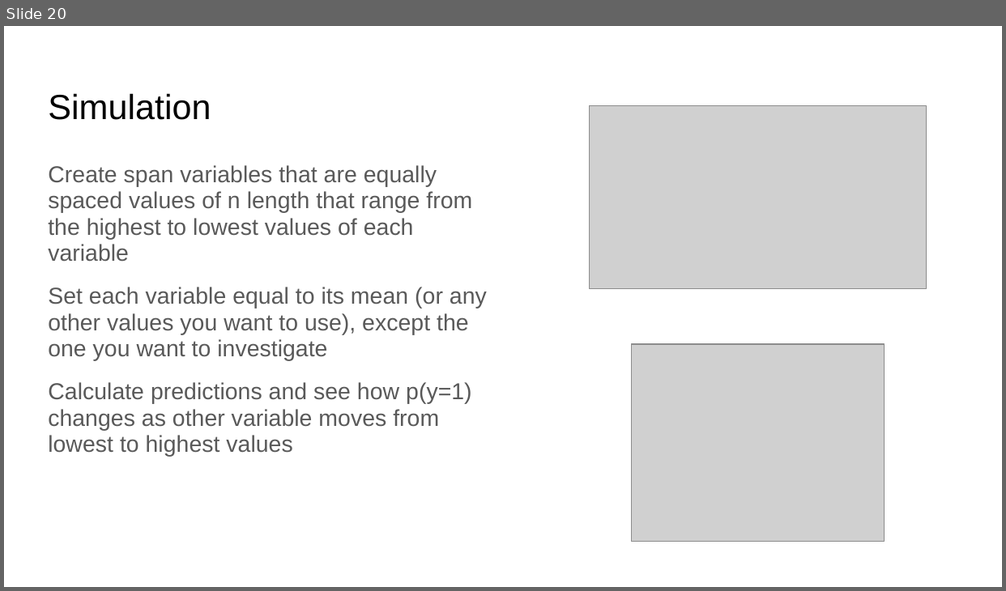
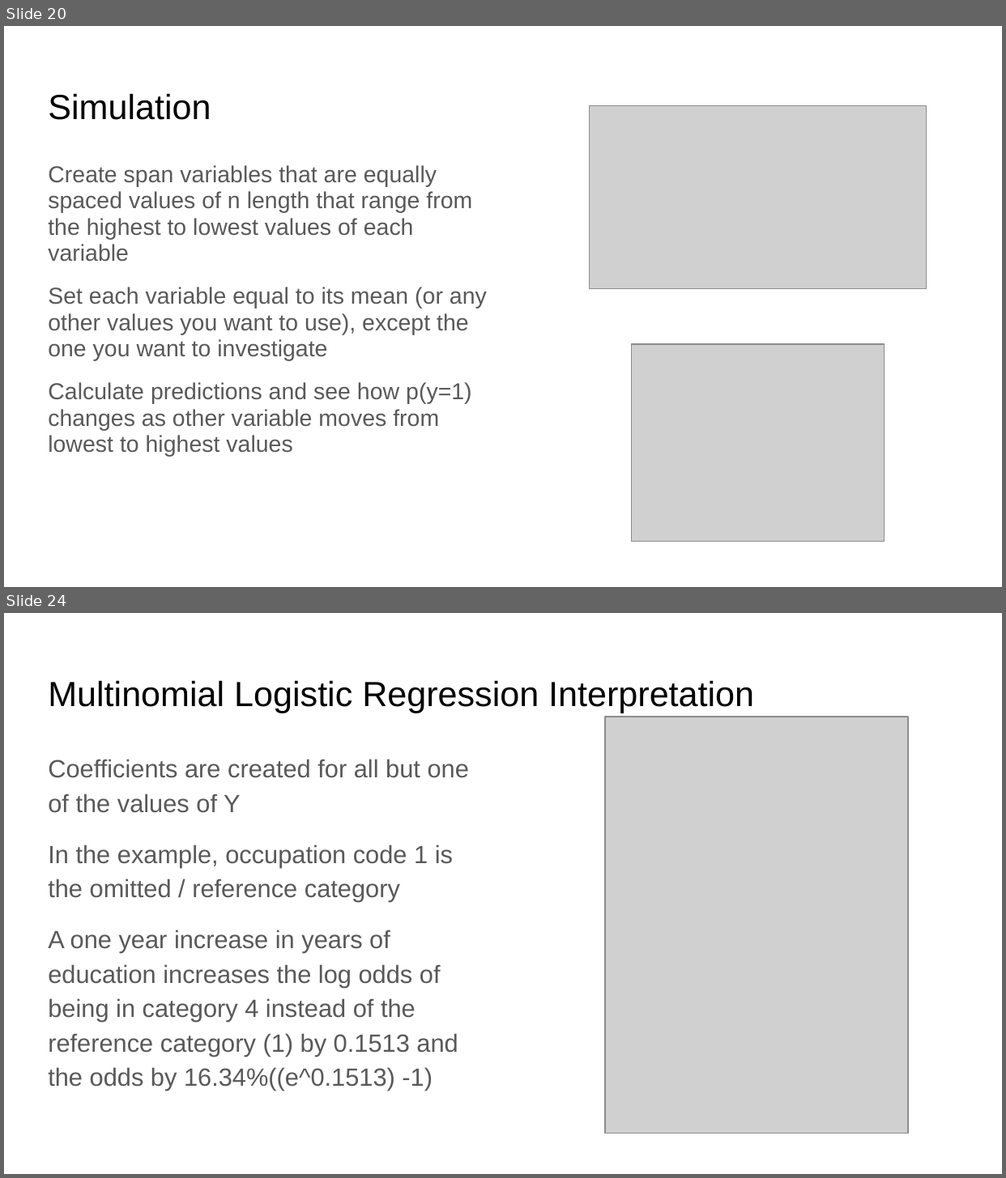
Before and after one commit to rjwrobel86/Python4Statistics, a slide deck: Stuff For Class/Slides/Logistic Regression.pptx. Shown one above the other, each under a label of ours: slide 20 before the commit, slides 20 and 24 after it; the slides between them are not shown. The pictures are 1006x591 and 1006x1178 pixels, drawn with LibreOffice and Linux fonts; fonts in the diff are those of the drawing; grey boxes stand for pictures. Boxes give left, top, right and bottom in pixels: in the first picture for what was removed or moved away, otherwise in the second. Text is boxed around its words. In the diff, an @@ line names an element or a change of style, - is before the commit and + after.

```diff
--- a/Stuff For Class/Slides/Logistic Regression.pptx
+++ b/Stuff For Class/Slides/Logistic Regression.pptx
@@ slide 24 added at (x1=4, y1=613, x2=1002, y2=1174), background #FFFFFF @@
@@ title added at (x1=48, y1=680, x2=754, y2=713), 25.2 pt, text #000000 @@
+Multinomial Logistic Regression Interpretation
@@ picture added at (x1=605, y1=717, x2=908, y2=1134) @@
@@ text added at (x1=48, y1=759, x2=469, y2=1091), 18 pt, text #595959 @@
+Coefficients are created for all but one of the values of Y
+In the example, occupation code 1 is the omitted / reference category
+A one year increase in years of education increases the log odds of being in category 4 instead of the reference category (1) by 0.1513 and the odds by 16.34%((e^0.1513) -1)
```
Also in this commit, not shown: 4 slides changed, 3 other slides added, 21 other files.
